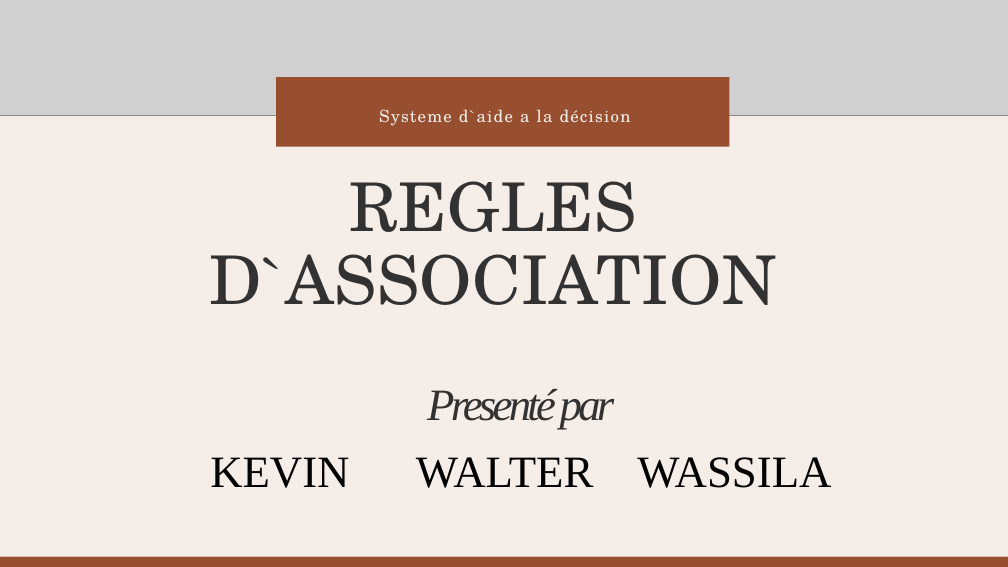
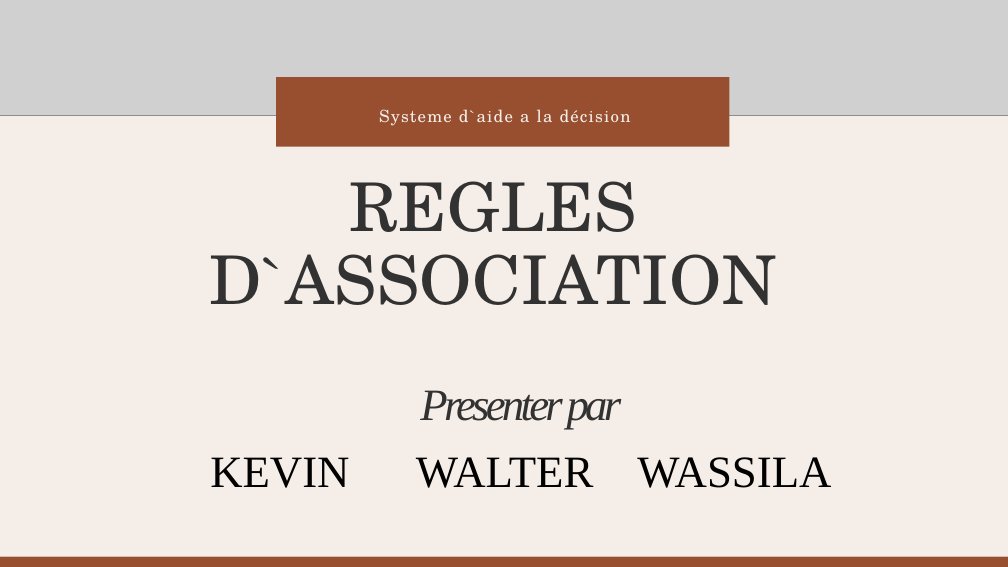
Before and after one commit to wassila90/projetADS, a slide deck: slide 1 of Présentation_Regles_association.pptx. Drawn at 1008x567 pixels with LibreOffice and Linux fonts; fonts in the diff are those of the drawing; grey boxes stand for pictures. Boxes give left, top, right and bottom in pixels: in the first picture for what was removed or moved away, otherwise in the second. Text is boxed around its words. In the diff, an @@ line names an element or a change of style, - is before the commit and + after.

```diff
--- a/Présentation_Regles_association.pptx
+++ b/Présentation_Regles_association.pptx
@@ text at <box>420,390,622,430</box>: text changed @@
-Presenté par
+Presenter par
```
Also in this commit, not shown: 1 other slide changed.
